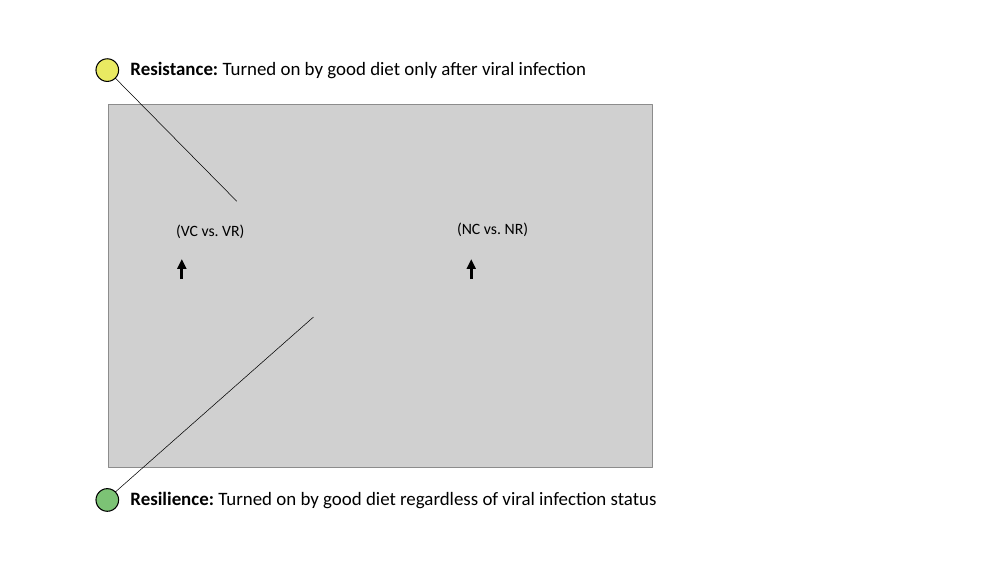
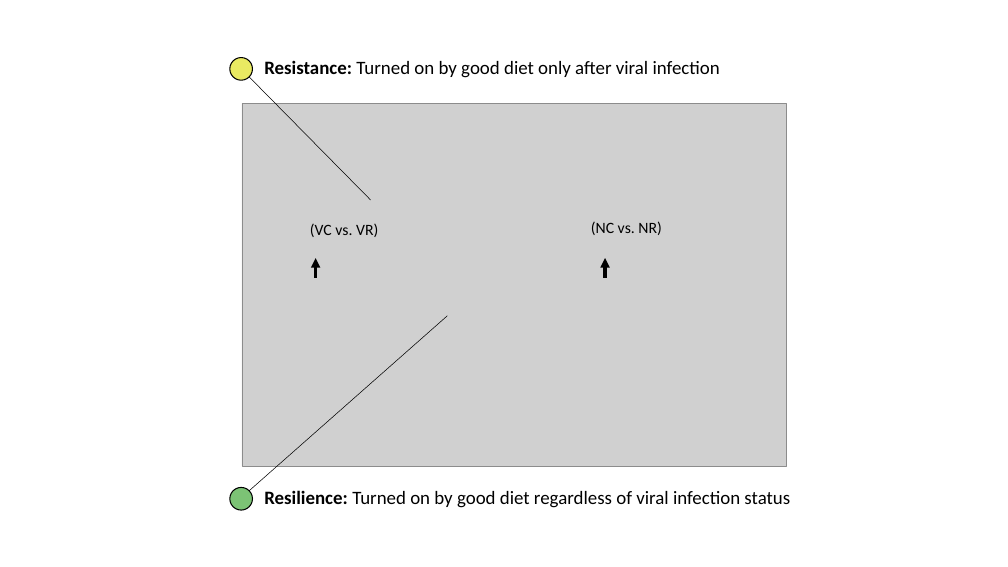
Before and after one commit to lrutter/thesisPresentation, a slide deck: slide 1 of images/Presentation1.pptx. Drawn at 1008x567 pixels with LibreOffice and Linux fonts; fonts in the diff are those of the drawing; grey boxes stand for pictures. Boxes give left, top, right and bottom in pixels: in the first picture for what was removed or moved away, otherwise in the second. Text is boxed around its words. In the diff, an @@ line names an element or a change of style, - is before the commit and + after.

```diff
--- a/images/Presentation1.pptx
+++ b/images/Presentation1.pptx
@@ 4 texts, 2 ellipses, 2 lines, 2 arrows, 1 picture: place and size @@
-4 texts, 2 ellipses, 2 lines, 2 arrows, 1 picture at [96,59,657,511]
+4 texts, 2 ellipses, 2 lines, 2 arrows, 1 picture at [230,57,790,510]
```
Also in this commit, not shown: 3 slides added, 41 other files.
